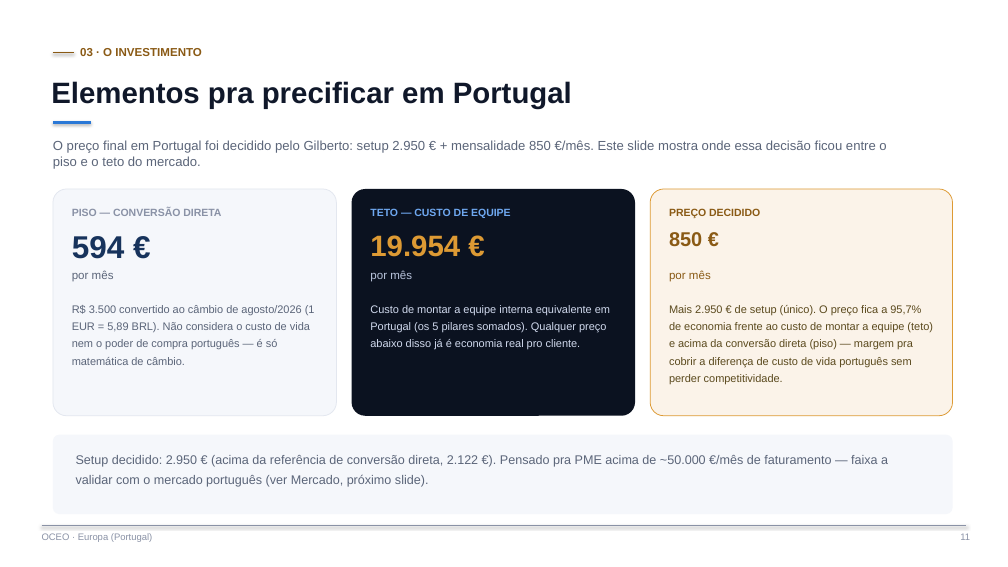
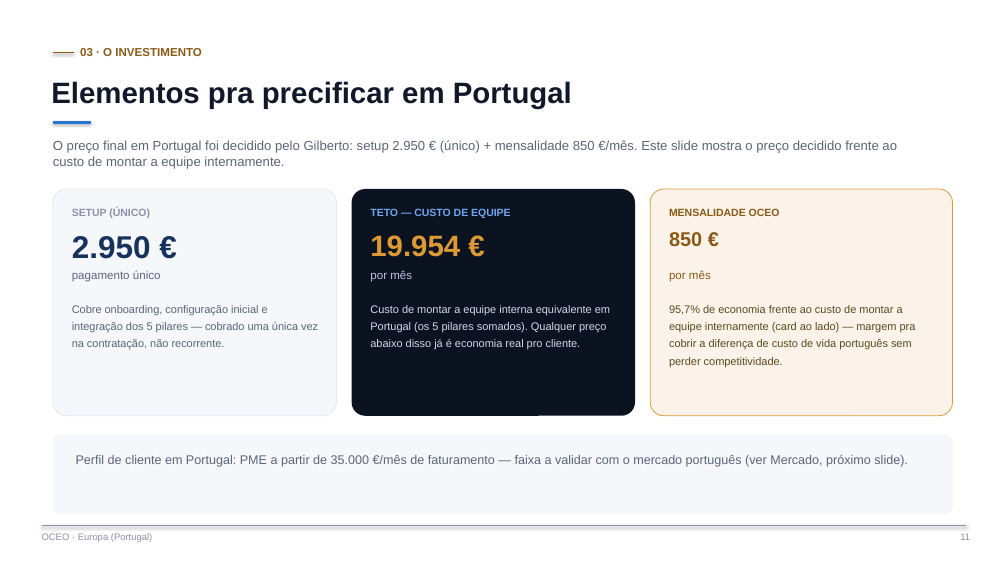
Before and after one commit to gibasenaprodutosdigitais-jpg/gilbertoos, a slide deck: slide 11 of outros-projetos/oceo/OCEO - Business Plan Europa (Portugal).pptx. Drawn at 1008x567 pixels with LibreOffice and Linux fonts; fonts in the diff are those of the drawing. Boxes give left, top, right and bottom in pixels: in the first picture for what was removed or moved away, otherwise in the second. Text is boxed around its words. In the diff, an @@ line names an element or a change of style, - is before the commit and + after.

```diff
--- a/outros-projetos/oceo/OCEO - Business Plan Europa (Portugal).pptx
+++ b/outros-projetos/oceo/OCEO - Business Plan Europa (Portugal).pptx
@@ text at bbox=[53, 140, 897, 169]: text changed @@
-O preço final em Portugal foi decidido pelo Gilberto: setup 2.950 € + mensalidade 850 €/mês. Este slide mostra onde essa decisão ficou entre o piso e o teto do mercado.
+O preço final em Portugal foi decidido pelo Gilberto: setup 2.950 € (único) + mensalidade 850 €/mês. Este slide mostra o preço decidido frente ao custo de montar a equipe internamente.
@@ text at bbox=[72, 208, 150, 218]: text changed @@
-PISO — CONVERSÃO DIRETA
+SETUP (ÚNICO)
@@ text at bbox=[669, 208, 780, 216]: text changed @@
-PREÇO DECIDIDO
+MENSALIDADE OCEO
@@ text at bbox=[72, 236, 151, 259]: text changed @@
-594 €
+2.950 €
@@ text at bbox=[72, 270, 161, 282]: text changed @@
-por mês
+pagamento único
@@ text at bbox=[72, 305, 318, 350]: text changed @@
-R$ 3.500 convertido ao câmbio de agosto/2026 (1 EUR = 5,89 BRL). Não considera o custo de vida nem o poder de compra português — é só matemática de câmbio.
+Cobre onboarding, configuração inicial e integração dos 5 pilares — cobrado uma única vez na contratação, não recorrente.
@@ text at bbox=[669, 305, 916, 367]: text changed @@
-Mais 2.950 € de setup (único). O preço fica a 95,7% de economia frente ao custo de montar a equipe (teto) e acima da conversão direta (piso) — margem pra cobrir a diferença de custo de vida português sem perder competitividade.
+95,7% de economia frente ao custo de montar a equipe internamente (card ao lado) — margem pra cobrir a diferença de custo de vida português sem perder competitividade.
@@ text at bbox=[76, 455, 908, 467]: text changed @@
-Setup decidido: 2.950 € (acima da referência de conversão direta, 2.122 €). Pensado pra PME acima de ~50.000 €/mês de faturamento — faixa a validar com o mercado português (ver Mercado, próximo slide).
+Perfil de cliente em Portugal: PME a partir de 35.000 €/mês de faturamento — faixa a validar com o mercado português (ver Mercado, próximo slide).
```
Also in this commit, not shown: 6 other slides changed.
